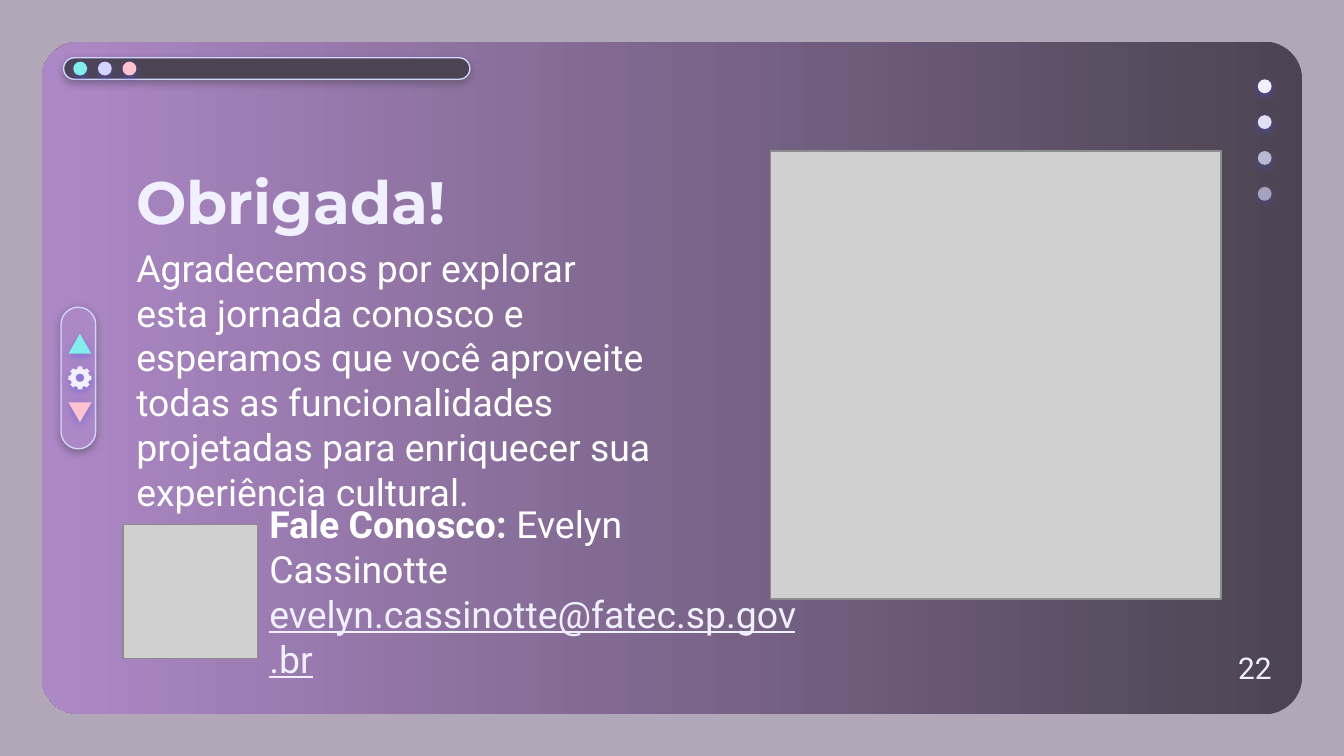
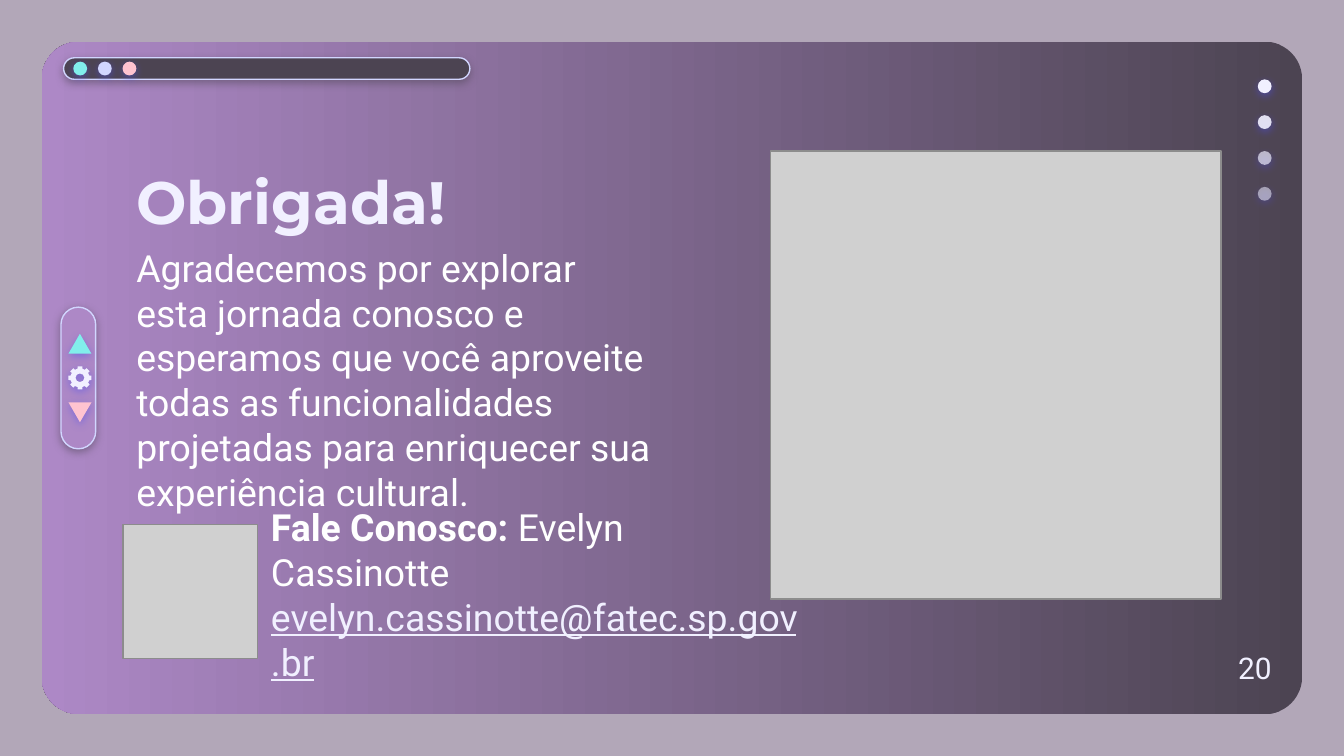
Before and after one commit to Localize-Jahu/Documentos, a slide deck: slide 20 of Apresentação/Localize Jahu - Apresentação.pptx (slide 19 before the commit). Drawn at 1344x756 pixels with LibreOffice and Linux fonts; fonts in the diff are those of the drawing; grey boxes stand for pictures. Boxes give left, top, right and bottom in pixels: in the first picture for what was removed or moved away, otherwise in the second. Text is boxed around its words. In the diff, an @@ line names an element or a change of style, - is before the commit and + after.

```diff
--- a/Apresentação/Localize Jahu - Apresentação.pptx
+++ b/Apresentação/Localize Jahu - Apresentação.pptx
@@ text "Fale Conosco: Evelyn Cassinotte" rewrapped from bbox=[269, 504, 796, 678] to bbox=[271, 513, 798, 681] @@
@@ text at bbox=[1238, 657, 1271, 680]: text changed @@
-22
+20
```
Also in this commit, not shown: 11 other slides changed, 4 slides added, 3 slides removed.
